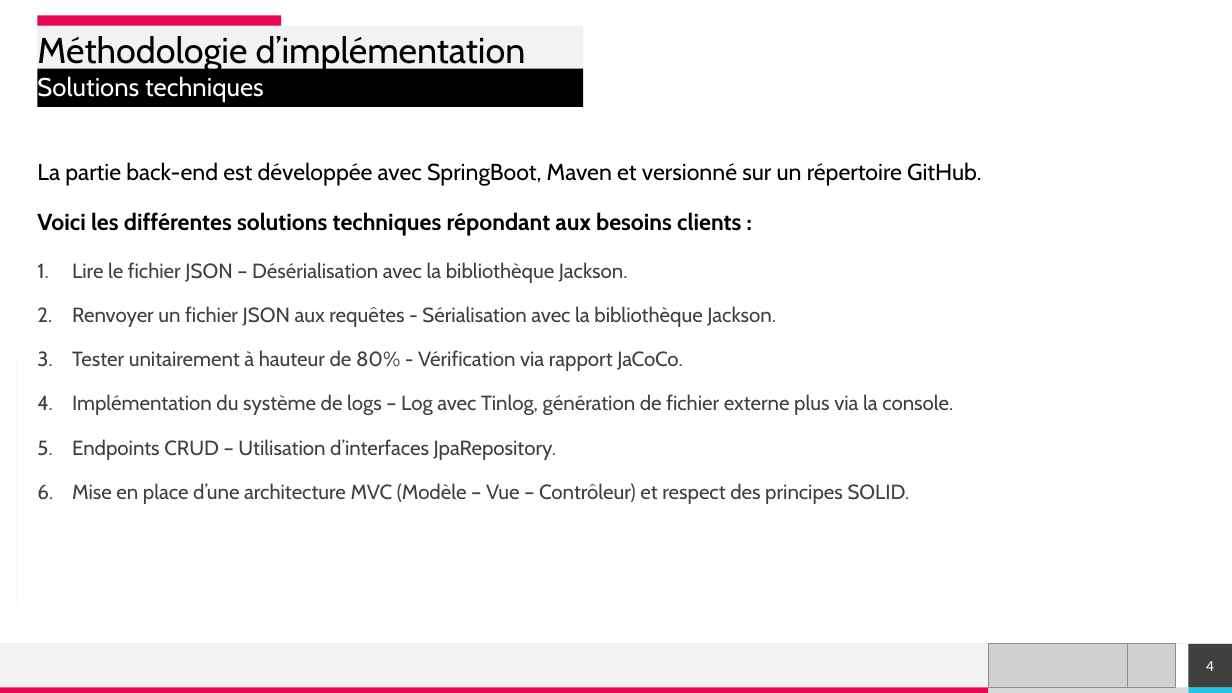
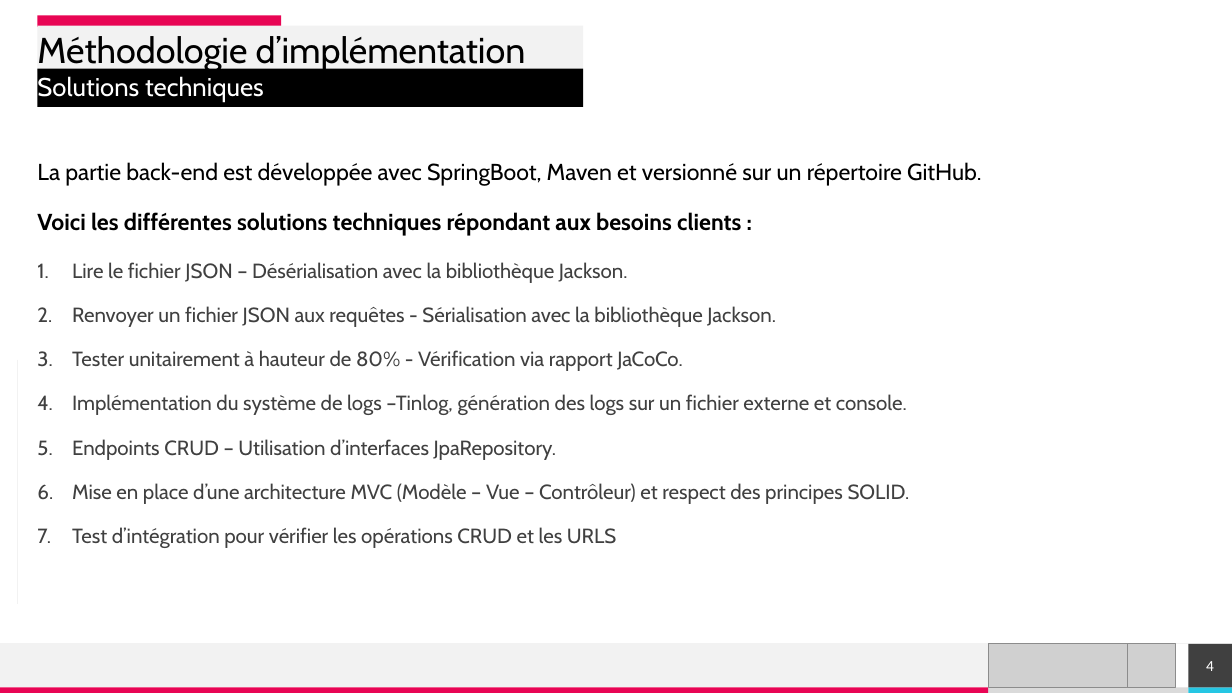
Before and after one commit to qbeAccountPro/alerts, a slide deck: slide 4 of Présentation de slides.pptx. Drawn at 1232x693 pixels with LibreOffice and Linux fonts; fonts in the diff are those of the drawing; grey boxes stand for pictures. Boxes give left, top, right and bottom in pixels: in the first picture for what was removed or moved away, otherwise in the second. Text is boxed around its words. In the diff, an @@ line names an element or a change of style, - is before the commit and + after.

Commit message:
Add integration test for CRUD and URLS

```diff
--- a/Présentation de slides.pptx
+++ b/Présentation de slides.pptx
@@ text at (72,394,907,415): text changed @@
-  4. Implémentation du système de logs – Log avec Tinlog, génération de fichier externe plus via la console.
+  4. Implémentation du système de logs –Tinlog, génération des logs sur un fichier externe et console.
@@ text at (72,527,616,548): paragraph added @@
+  7. Test d’intégration pour vérifier les opérations CRUD et les URLS
```
Also in this commit, not shown: 1 other slide changed, 15 other files.
